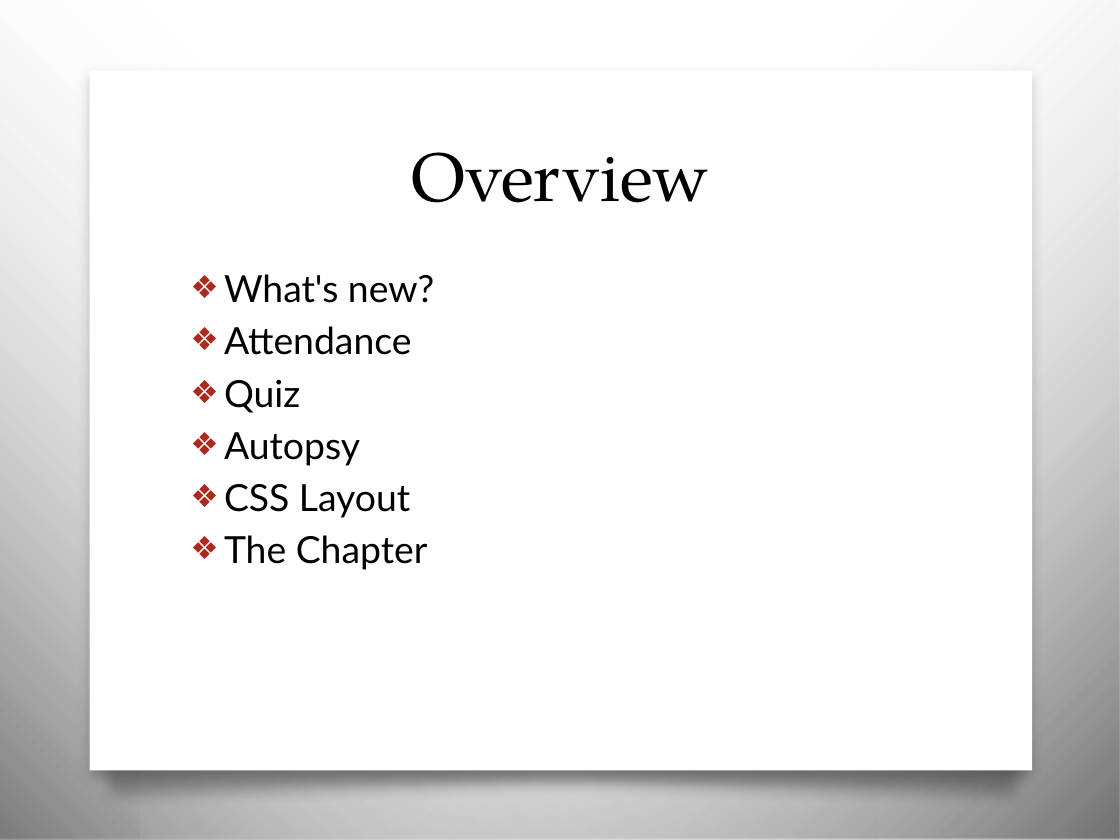
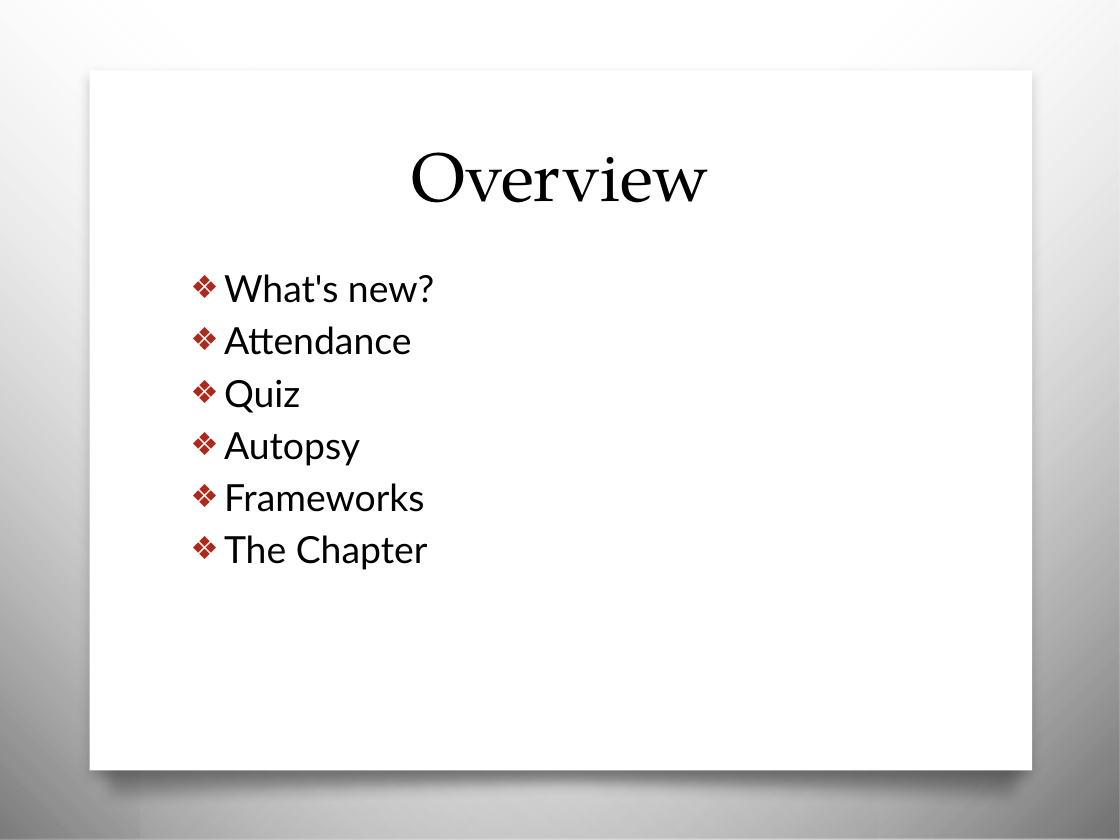
Before and after one commit to awayken/USF-ART329, a slide deck: slide 2 of slides/classsix/slides.pptx. Drawn at 1120x840 pixels with LibreOffice and Linux fonts; fonts in the diff are those of the drawing; background and template pictures are left out. Boxes give left, top, right and bottom in pixels: in the first picture for what was removed or moved away, otherwise in the second. Text is boxed around its words. In the diff, an @@ line names an element or a change of style, - is before the commit and + after.

```diff
--- a/slides/classsix/slides.pptx
+++ b/slides/classsix/slides.pptx
@@ text at (x1=224, y1=483, x2=425, y2=512): text changed @@
-❖ CSS Layout
+❖ Frameworks
```
Also in this commit, not shown: 4 other slides changed, 10 slides added, 25 slides removed, 3 other files.
